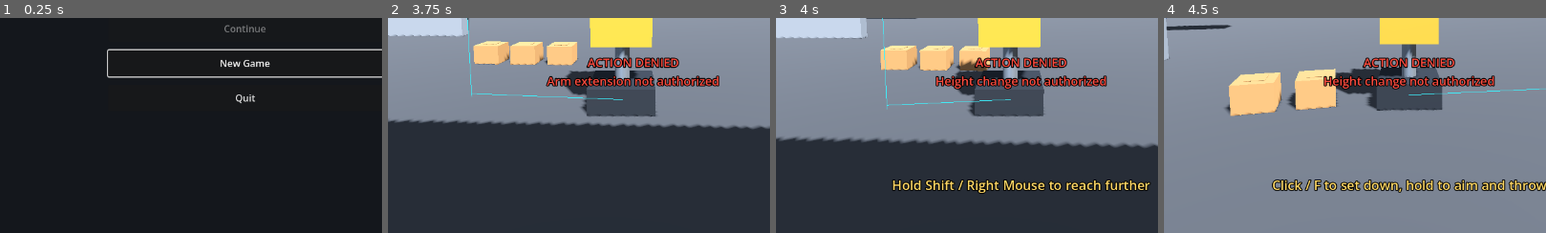
Above: before the commit, frames 1-4 (left to right).
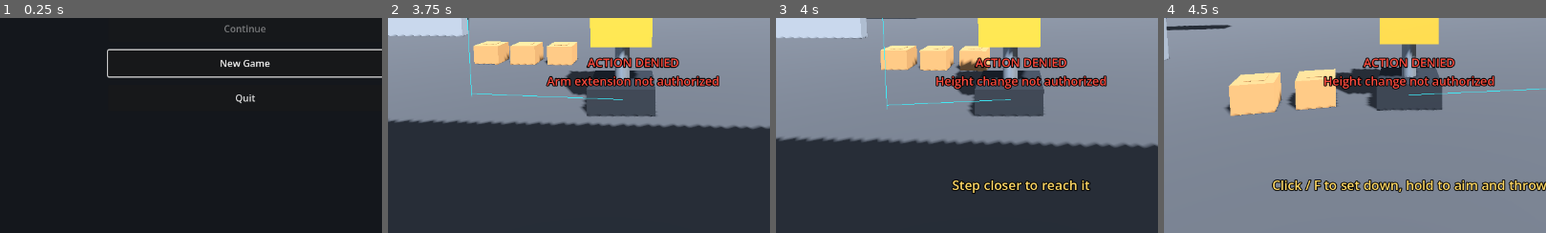
Above: after the commit, the same moments.

Repository: fossinating/Free-Shipping
Game: Godot game, scene res://scenes/ui/title.tscn
The game is run twice, just before and just after one commit, with the same random seed, the same clock (stepped at 60 frames per second) and the same inputs.
Inputs (mouse positions are % of the whole screen's width and height, from its top left):
- Up to frame 1 (0.25 s): no input
- Up to frame 2 (3.75 s): click "New Game" at 0.5 s; tap Enter at 1.25 s; move the mouse to (55, 50) at 1.27 s; hold Shift (extend_arms) 1.28-2.03 s; hold W (move_forward) from 1.28 s (still down); click (55, 50) at 1.42 s; tap E (grow) at 1.55, 2.1 s; move the mouse to (45, 50) at 2.02 s; click (45, 50) at 2.17 s; tap F (interact) at 2.3 s; move the mouse to (52, 48) at 2.77 s; hold F (interact) 2.78-3.53 s; click (52, 48) at 2.92 s; tap Shift (extend_arms) at 3.05 s; move the mouse to (49, 52) at 3.52 s; tap 1 (choice_1) at 3.6 s; click (49, 52) at 3.67 s
- Up to frame 3 (4 s): keep holding W (move_forward); tap E (grow) at 3.8 s
- Up to frame 4 (4.5 s): keep holding W (move_forward); move the mouse to (57, 51) at 4.27 s; hold F (interact) from 4.28 s (still down); tap 2 (choice_2) at 4.35 s; click (57, 51) at 4.42 s
The pictures show only the part of the screen within x 18-68%, y 50-100%; the shares and areas given below are measured in that part.

Frames 1-2 are identical in both runs. In frame 3, 2.4% of the frame differs, in the area x 30-98%, y 75-82%; in frame 4, nothing differs.

Commit message:
Make control and climbing hints match what will actually work
- Reaching for a package wins over hooking a ledge: holding Shift at the
  sorting line no longer hangs you on the conveyor edge (jarvis #20).
- The ledge prompt only shows when the arms would hook it; when the ledge
  is above core height it says to grow instead (jarvis #21).
- Control mode no longer offers what it would deny: "Step closer to reach
  it" when arms aren't authorized, no ledge prompts then, "Maximum
  authorized height reached" at a step's cap, and Shift 2's delivery step
  says to shrink to fit the lift door (jarvis #22).

Co-Authored-By: Claude Opus 5.5 <noreply@anthropic.com>

Diff:
--- a/game/scenes/levels/opening.tscn
+++ b/game/scenes/levels/opening.tscn
@@ -544,7 +544,7 @@
 [node name="Deliver" type="Marker3D" parent="Program/Shift2" node_paths=PackedStringArray("target")]
 transform = Transform3D(1.0, 0.0, 0.0, 0.0, 1.0, 0.0, 0.0, 0.0, 1.0, -18.5, 0.0, 16.0)
 script = ExtResource("10_shift_step")
-instruction = "Deliver the package to Chute 2."
+instruction = "Shrink (hold Q) to fit through the lift door, then deliver the package to Chute 2."
 kind = 2
 target = NodePath("../../../Work/Chute2")
 radius = 2.5
--- a/game/scripts/control/control_program.gd
+++ b/game/scripts/control/control_program.gd
@@ -92,6 +92,12 @@
 	return input
 
 
+## Whether the current step lets the arms extend. Unlike filter_arms, this
+## doesn't tell the player off.
+func allows_arms() -> bool:
+	return not active or current_step == null or current_step.allow_arms
+
+
 func filter_arms(wanted: bool) -> bool:
 	if not active or current_step == null or not wanted:
 		return wanted
--- a/game/scripts/player/player_controller.gd
+++ b/game/scripts/player/player_controller.gd
@@ -8,6 +8,9 @@
 
 ## Presses shorter than this set a package down instead of throwing it.
 const TAP_TIME := 0.18
+## Company standard height. Control mode keeps you here unless a step says
+## otherwise.
+const STANDARD_EXTENSION := 0.4
 
 @export var camera: PlayerCamera
 @export var throw_arc: ThrowArc
@@ -82,7 +85,9 @@
 		move = program.filter_move(move)
 		arms = program.filter_arms(arms)
 		if resize > 0.0 and robot.extension >= robot.extension_limit - 0.01:
-			program.deny("Height change not authorized")
+			# Steps that ask you to grow cap it above company standard height.
+			program.deny("Maximum authorized height reached"
+				if robot.extension_limit > STANDARD_EXTENSION else "Height change not authorized")
 	robot.move_input = move
 	robot.extension_input = resize
 	robot.arms_input = arms
@@ -195,11 +200,16 @@
 		var locker := EvidenceLocker.find_near(robot)
 		if locker and locker.get_count() > 0:
 			return "C to take back your confiscated items (%d)" % locker.get_count()
+	# Control mode decides whether the arms may extend; don't offer what
+	# it would deny.
+	var arms_allowed := not _controlled() or program.allows_arms()
 	if not robot.arms_input and robot.find_grab_target(robot.max_arm_reach):
-		return "Hold Shift / Right Mouse to reach further"
-	if robot.is_ledge_in_reach():
+		return "Hold Shift / Right Mouse to reach further" if arms_allowed else "Step closer to reach it"
+	if arms_allowed and robot.is_ledge_in_reach():
 		return "Hold Shift / Right Mouse to grab the ledge"
-	if robot.magnetic_hands and robot.is_metal_in_reach():
+	if not _controlled() and robot.is_ledge_above_reach():
+		return "Grow (hold E) until your core is level with the ledge"
+	if arms_allowed and robot.magnetic_hands and robot.is_metal_in_reach():
 		return "Hold Shift / Right Mouse to stick to the metal"
 	for button: PushButton in get_tree().get_nodes_in_group(&"push_buttons"):
 		var hint := button.get_hint(robot)
--- a/game/scripts/robot/robot_body.gd
+++ b/game/scripts/robot/robot_body.gd
@@ -186,9 +186,19 @@
 	return get_core_position() + get_forward() * (CORE_HALF_DEPTH + arm_extension)
 
 
-## True when the arms could hook a ledge right now if they were extended.
+## True when the arms would hook a ledge right now if they were extended.
 func is_ledge_in_reach() -> bool:
-	return not _find_ledge(max_arm_reach).is_empty()
+	# The arms stop short of whatever is in front of the core, so a ledge
+	# whose wall rises past the core is never hooked; mirror that here.
+	var reach := minf(max_arm_reach, _free_reach() - 0.02)
+	return reach > 0.2 and not _find_ledge(reach).is_empty() \
+		and find_grab_target(max_arm_reach) == null
+
+
+## True when there's a ledge ahead whose top is too high to hook from this
+## height: growing until the core is level with it would help.
+func is_ledge_above_reach() -> bool:
+	return not is_ledge_in_reach() and not _find_ledge(max_arm_reach).is_empty()
 
 
 ## True when magnetic hands could cling to metal in front right now.
@@ -398,7 +408,8 @@
 	arm_extension = minf(arm_extension, _free_reach())
 	if arms_input and arm_extension > 0.2 and not held:
 		var ledge := _find_ledge(arm_extension)
-		if not ledge.is_empty():
+		# Reaching for a package wins over hooking the edge it sits on.
+		if not ledge.is_empty() and find_grab_target(max_arm_reach) == null:
 			_hook(ledge)
 		elif magnetic_hands:
 			var metal := _find_metal(arm_extension)
--- a/game/tests/test_control.gd
+++ b/game/tests/test_control.gd
@@ -199,3 +199,54 @@
 				and package.global_position.y > 0.9 and absf(package.global_position.z + 9.5) < 0.8:
 			on_belt += 1
 	check(on_belt >= 3, "the conveyor restocks (%d new on it)" % on_belt)
+
+
+func test_shift_three_hold_shift_then_grab() -> void:
+	# Jarvis #20: holding Shift first hooked the conveyor edge, and grabbing
+	# is off while hooked. A package in reach should win over the ledge.
+	await _start(2)
+	await _teleport(Vector3(3, 0.05, -6.5))
+	check(program.current_step.name == "Pick", "at the sorting station")
+	# Up against the counter, the conveyor edge a hand's length away.
+	await _teleport(Vector3(3, 0.05, -8.2))
+	await seconds(0.5)
+	Input.action_press("extend_arms")
+	await seconds(0.5)
+	check(not robot.is_hooked, "holding Shift at the line doesn't hook the conveyor")
+	Input.action_press("interact")
+	await physics_frames(2)
+	Input.action_release("interact")
+	await physics_frames(2)
+	Input.action_release("extend_arms")
+	check(robot.held != null, "then F grabs a package")
+
+
+func test_hints_dont_ask_for_what_control_mode_denies() -> void:
+	# Jarvis #22: Shift 1 offered "reach further" though arms are denied.
+	await _start()
+	_take_controls()
+	var controller: PlayerController = level.get_node("Player/Controller")
+	await _teleport(Vector3(-8, 0.05, 20.5))
+	check(program.current_step.name == "Pick", "at Station A")
+	var package := _package_from("Work/StationA")
+	# Back off until the package is out of short reach but within full reach.
+	var away := (robot.global_position - package.global_position) * Vector3(1, 0, 1)
+	var spot := package.global_position * Vector3(1, 0, 1) + away.normalized() * 1.9
+	await _teleport(Vector3(spot.x, 0.05, spot.z), atan2(away.x, away.z))
+	check(robot.find_grab_target() == null and robot.find_grab_target(robot.max_arm_reach) != null,
+		"the package is just out of short reach")
+	check(controller.get_prompt() == "Step closer to reach it",
+		"the hint says to step closer (%s)" % controller.get_prompt())
+
+
+func test_growing_past_the_cap_says_its_the_maximum() -> void:
+	await _start(1)
+	var reasons: Array[String] = []
+	program.denied.connect(func(reason: String) -> void: reasons.append(reason))
+	await _teleport(Vector3(-20, 0.05, 2.5), 0.0)
+	check(program.current_step.name == "Pick", "at the shelf, asked to grow")
+	Input.action_press("grow")
+	await seconds(2.0)
+	Input.action_release("grow")
+	check(reasons.has("Maximum authorized height reached"),
+		"growing past the cap says it's the maximum (%s)" % [reasons])
--- a/game/tests/test_levels.gd
+++ b/game/tests/test_levels.gd
@@ -67,6 +67,13 @@
 	await physics_frames(3)
 
 
+## Sets the height exactly, where _resize_to would overshoot.
+func _set_extension(value: float) -> void:
+	robot.extension = value
+	robot._target_extension = value
+	robot._apply_shape()
+
+
 func _swing_with(id: StringName) -> String:
 	inventory.add(ItemState.new(id))
 	inventory.select(inventory.slots.find(inventory.get_items().back()))
@@ -459,3 +466,25 @@
 					check(false, "%s: %s collides as CSG" % [path, state.get_node_name(i)])
 				if state.get_node_property_value(i, p) is ConcavePolygonShape3D:
 					check(false, "%s: %s has a trimesh shape" % [path, state.get_node_name(i)])
+
+
+func test_ledge_prompt_only_when_the_ledge_can_be_hooked() -> void:
+	# Jarvis #21: at about 1.8 the prompt offered the receiving office wall,
+	# but the arms stop at its face below the top and never hook it.
+	await _start()
+	await _teleport(Vector3(54, 0.05, -3.2), _yaw(Vector3.BACK))
+	_set_extension(1.8)
+	await physics_frames(3)
+	check(not robot.is_ledge_in_reach(), "too short, the ledge isn't offered")
+	check(controller.get_prompt().begins_with("Grow"), "the prompt says to grow (%s)" % controller.get_prompt())
+	robot.arms_input = true
+	await seconds(0.5)
+	check(not robot.is_hooked, "and indeed the arms don't hook it")
+	robot.arms_input = false
+	await seconds(0.3)
+	await _resize_to(2.0)
+	check(robot.is_ledge_in_reach(), "grown, the ledge is offered")
+	check(controller.get_prompt().contains("grab the ledge"), "with the grab prompt (%s)" % controller.get_prompt())
+	robot.arms_input = true
+	await seconds(0.5)
+	check(robot.is_hooked, "and the arms hook it")
Not shown, changed: game/tools/gen_opening.py
